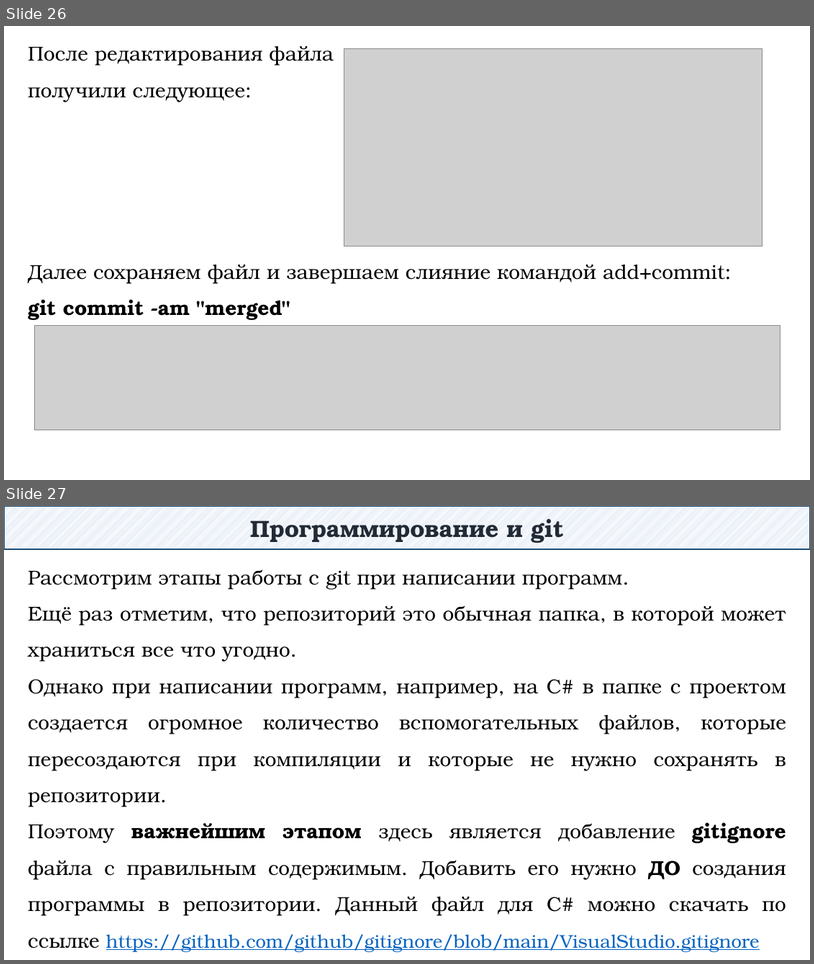
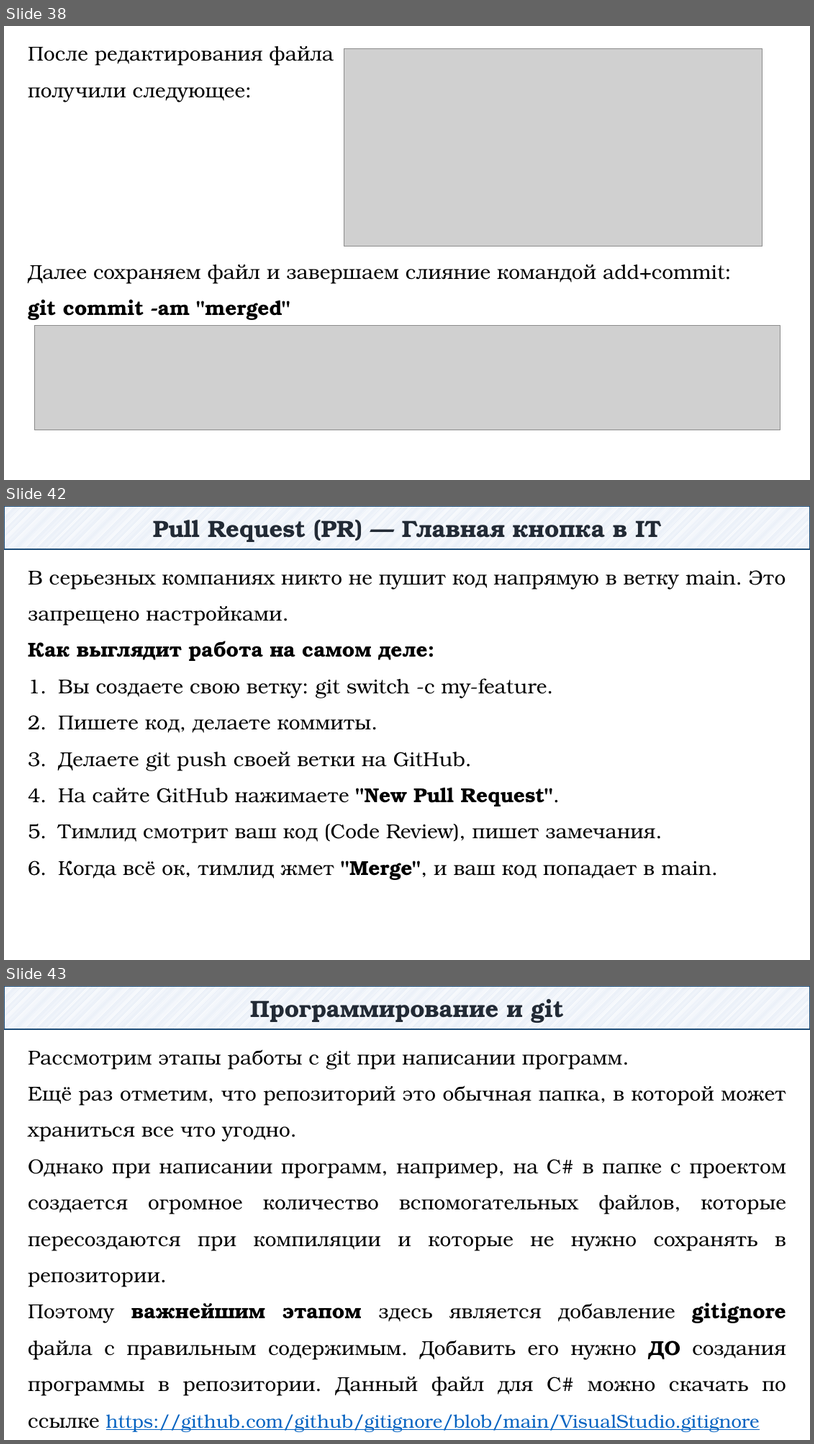
Before and after one commit to DaniilKlyukin/OOP-4, a slide deck: Лекции/ООП 1 лек 2.pptx. Shown one above the other, each under a label of ours: slides 26 and 27 before the commit, slides 38, 42 and 43 after it; the slides between them are not shown. The pictures are 814x964 and 814x1444 pixels, drawn with LibreOffice and Linux fonts; fonts in the diff are those of the drawing; grey boxes stand for pictures. Boxes give left, top, right and bottom in pixels: in the first picture for what was removed or moved away, otherwise in the second. Text is boxed around its words. In the diff, an @@ line names an element or a change of style, - is before the commit and + after.

```diff
--- a/Лекции/ООП 1 лек 2.pptx
+++ b/Лекции/ООП 1 лек 2.pptx
@@ slide 42 added at (4,506,810,960), background #FFFFFF @@
@@ rectangle added at (4,506,810,549), fill pattern #B4C7E7 on #FFFFFF, outline #1F4E79 1.25 pt, 28 pt, text #222A35, bold @@
+Pull Request (PR) — Главная кнопка в IT
@@ text added at (28,570,787,880), 24 pt, text #000000 @@
+В серьезных компаниях никто не пушит код напрямую в ветку main. Это запрещено настройками.
+Как выглядит работа на самом деле:
+1. Вы создаете свою ветку: git switch -c my-feature.
+2. Пишете код, делаете коммиты.
+3. Делаете git push своей ветки на GitHub.
+4. На сайте GitHub нажимаете "New Pull Request".
+5. Тимлид смотрит ваш код (Code Review), пишет замечания.
+6. Когда всё ок, тимлид жмет "Merge", и ваш код попадает в main.
@@ what was slide 26 is now slide 38 @@
@@ what was slide 27 is now slide 43 @@
```
Also in this commit, not shown: 16 other slides added, 1 slide removed.
